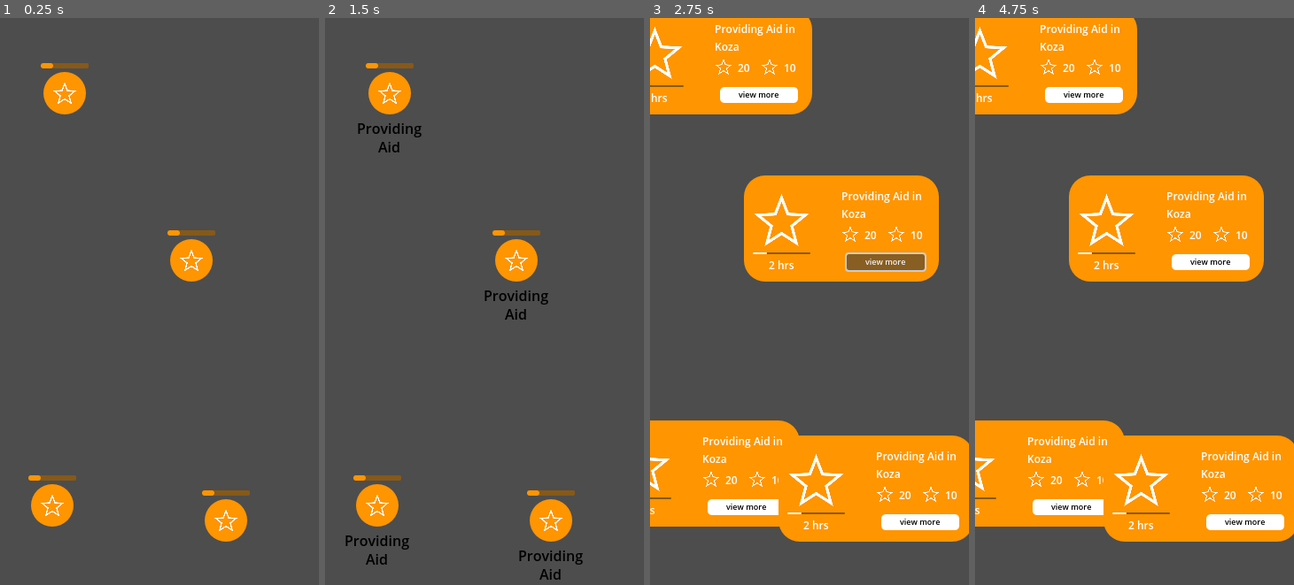
Above: before the commit, frames 1-4 (left to right).
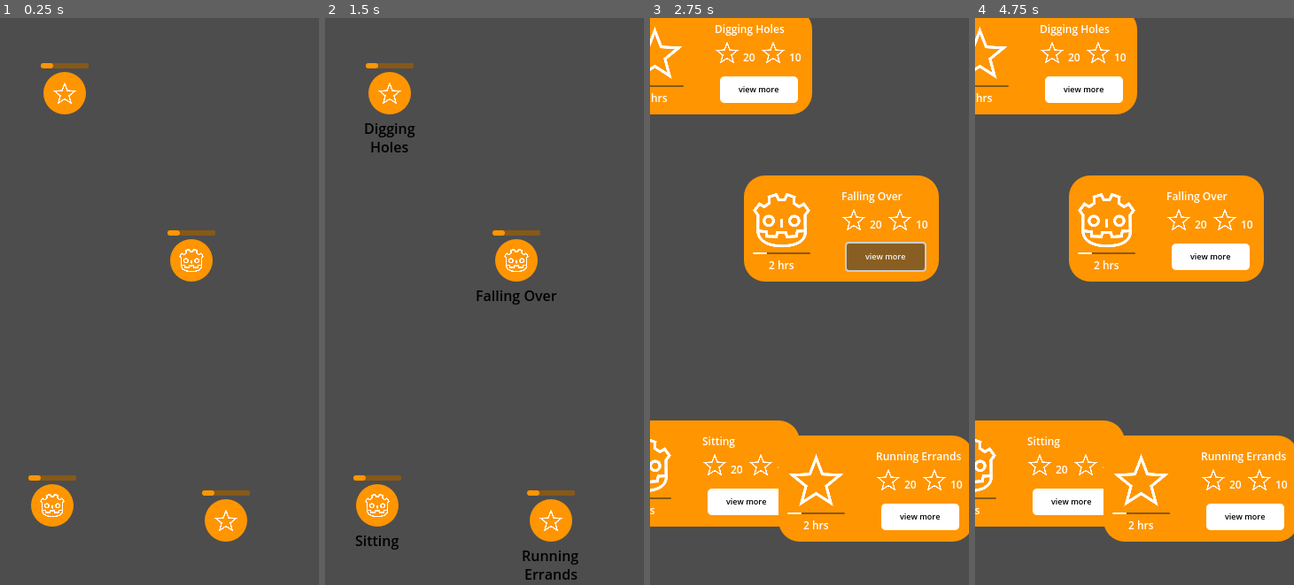
Above: after the commit, the same moments.

Repository: carabowes/Luscinia
Game: Godot game, scene res://scenes/task_widget_test_scene.tscn
The game is run twice, just before and just after one commit, with the same random seed, the same clock (stepped at 60 frames per second) and the same inputs.
Inputs:
- Up to frame 1 (0.25 s): no input
- Up to frame 2 (1.5 s): tap Enter at 0.5 s; hold 1 0.53-1.28 s; tap 2 at 0.8, 1.35 s; tap Space at 1.25 s
- Up to frame 3 (2.75 s): tap 3 at 1.55 s; click "view more" at 2 s
- Up to frame 4 (4.75 s): click "view more" at 2.75 s; click "view more" at 3.5 s; tap Enter at 4.25 s; hold 3 from 4.28 s (still down); tap 1 at 4.55 s

The runs differ from the first frame. In frame 1, 0.2% of the frame differs, in the area x 12-64%, y 40-88%; in frame 2, 1.5%; in frame 3, 5.6%, in the area x 0-98%, y 1-90%; in frame 4, 5.5%.

Commit message:
Text and Image properties for Task Widget
Ref #50

The text and image of tasks can now be set in the inspector
this will update the information when the game is ran.
An effect of this is I found out that there is a little
scaling issue with certain length of text, and there
probably ought to be some sort of minimum size property on
task info text in the High Level Detail version, aswell as
some truncation if the text is too long.

Diff:
--- a/luscinia/scenes/task_widget_test_scene.tscn
+++ b/luscinia/scenes/task_widget_test_scene.tscn
@@ -1,6 +1,8 @@
-[gd_scene load_steps=2 format=3 uid="uid://cotdxsg88ioys"]
+[gd_scene load_steps=4 format=3 uid="uid://cotdxsg88ioys"]
 
 [ext_resource type="PackedScene" uid="uid://dp3ypaulk2p3d" path="res://scenes/task_widget.tscn" id="1_cbihi"]
+[ext_resource type="Texture2D" uid="uid://c863dc1kr3gcq" path="res://resources/ui/godotTaskIcon.png" id="2_1dxaf"]
+[ext_resource type="Texture2D" uid="uid://dg01boigrppxu" path="res://resources/ui/starTaskIcon.png" id="3_10eyg"]
 
 [node name="TaskWidgetTestScene" type="Control"]
 layout_mode = 3
@@ -16,6 +18,8 @@
 anchor_top = 0.3425
 anchor_right = 0.6
 anchor_bottom = 0.3425
+task_info_text = "Falling Over"
+task_icon = ExtResource("2_1dxaf")
 
 [node name="TaskWidget2" parent="." instance=ExtResource("1_cbihi")]
 layout_mode = 1
@@ -23,6 +27,8 @@
 anchor_top = 0.68875
 anchor_right = 0.163889
 anchor_bottom = 0.68875
+task_info_text = "Sitting"
+task_icon = ExtResource("2_1dxaf")
 
 [node name="TaskWidget3" parent="." instance=ExtResource("1_cbihi")]
 layout_mode = 1
@@ -30,6 +36,8 @@
 anchor_top = 0.71
 anchor_right = 0.708333
 anchor_bottom = 0.71
+task_info_text = "Running Errands"
+task_icon = ExtResource("3_10eyg")
 
 [node name="TaskWidget4" parent="." instance=ExtResource("1_cbihi")]
 layout_mode = 1
@@ -37,3 +45,5 @@
 anchor_top = 0.10625
 anchor_right = 0.202778
 anchor_bottom = 0.10625
+task_info_text = "Digging Holes"
+task_icon = ExtResource("3_10eyg")
--- a/luscinia/scripts/ui/task_widget.gd
+++ b/luscinia/scripts/ui/task_widget.gd
@@ -4,10 +4,15 @@
 
 enum LevelOfDetail {LOW, MEDIUM, HIGH}
 
-@export var current_level_of_detail : LevelOfDetail:
-	set(lod):
-		change_level_of_detail(lod)
-		current_level_of_detail = lod
+@export var current_level_of_detail : LevelOfDetail
+@export var task_info_text: String:
+	set(text):
+		task_info_text = text
+		set_task_info()
+@export var task_icon: Texture:
+	set(icon):
+		task_icon = icon
+		set_task_info()
 
 #Low Med and High refer to the level of detail these elements should be show on
 @onready var _progressBarLowMed = $WidgetBackground/ProgressBarLowMed
@@ -20,24 +25,34 @@
 
 func _process(_delta: float) -> void:
 	if Input.is_key_pressed(KEY_1):
-		current_level_of_detail = LevelOfDetail.LOW
+		set_level_of_detail(LevelOfDetail.LOW)
 	if Input.is_key_pressed(KEY_2):
-		current_level_of_detail = LevelOfDetail.MEDIUM
+		set_level_of_detail(LevelOfDetail.MEDIUM)
 	if Input.is_key_pressed(KEY_3):
-		current_level_of_detail = LevelOfDetail.HIGH
+		set_level_of_detail(LevelOfDetail.HIGH)
 
 
-func change_level_of_detail(lod):
+func set_level_of_detail(lod):
+	current_level_of_detail = lod
 	match lod:
 		LevelOfDetail.LOW:
-			switch_to_low_lod()
+			_switch_to_low_lod()
 		LevelOfDetail.MEDIUM:
-			switch_to_med_lod()
+			_switch_to_med_lod()
 		LevelOfDetail.HIGH:
-			switch_to_high_lod()
+			_switch_to_high_lod()
 
 
-func switch_to_low_lod():
+#Should be some sort of object that is passed in, but for now we will just use
+#properties from this task and then update when they are set
+func set_task_info():
+	$WidgetBackground/InfoMarginContrainer/WidgetInfo/TaskInfoHigh/TaskInfoContainer/TaskInfoLabel.text = task_info_text
+	$WidgetBackground/TaskInfoMed.text = task_info_text
+	$WidgetBackground/InfoMarginContrainer/WidgetInfo/IconInfoMargin/IconInfoContainer/TaskIcon.texture = task_icon
+	pass
+
+
+func _switch_to_low_lod():
 	$".".custom_minimum_size = Vector2(48, 48)
 	_progressBarLowMed.visible = true
 	_taskInfoMed.visible = false
@@ -47,7 +62,7 @@
 	_taskIconMargin.add_theme_constant_override("margin_top", 0)
 
 
-func switch_to_med_lod():
+func _switch_to_med_lod():
 	$".".custom_minimum_size = Vector2(48, 48)
 	_progressBarLowMed.visible = true
 	_taskInfoMed.visible = true
@@ -57,7 +72,7 @@
 	_taskIconMargin.add_theme_constant_override("margin_top", 0)
 
 
-func switch_to_high_lod():
+func _switch_to_high_lod():
 	$".".custom_minimum_size = Vector2(220, 120)
 	_progressBarLowMed.visible = false
 	_taskInfoMed.visible = false
Binary file added: luscinia/resources/ui/godotTaskIcon.png
Not shown, added: luscinia/resources/ui/godotTaskIcon.png.import
